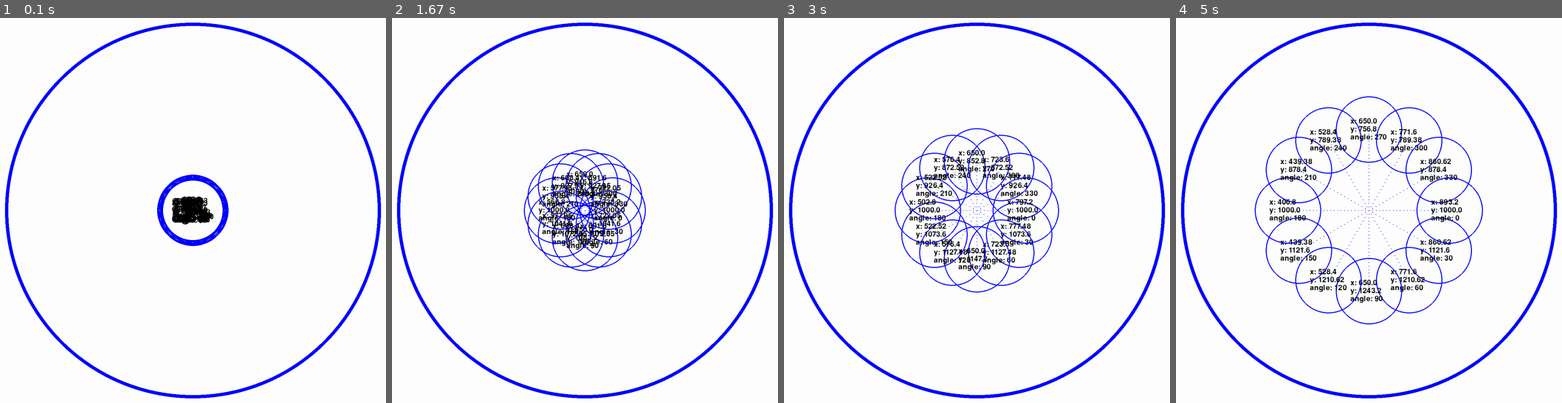
Above: before the commit, frames 1-4 (left to right).
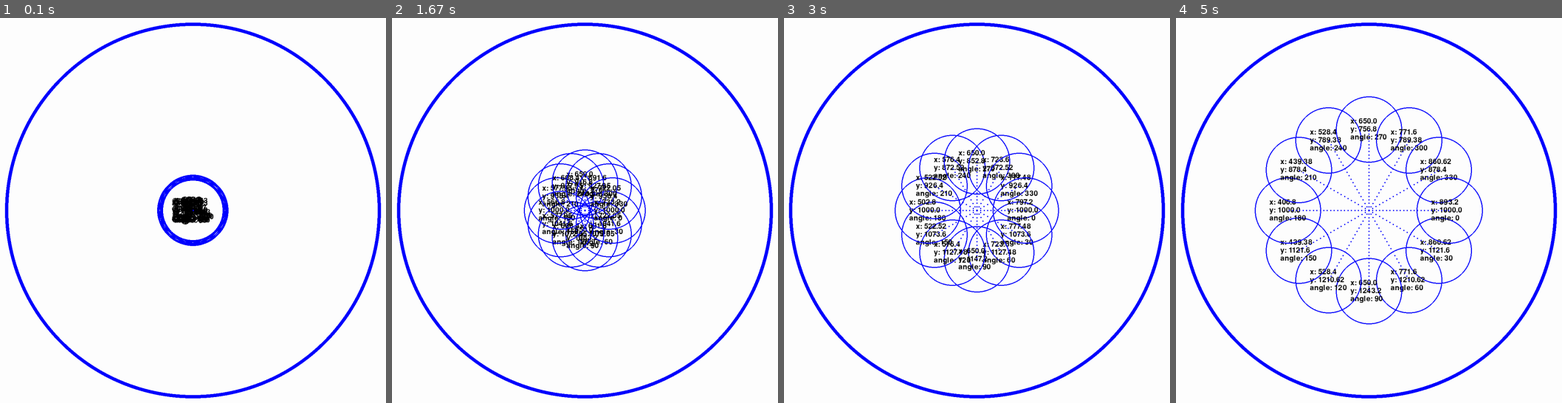
Above: after the commit, the same moments.

Repository: Archanciel/Learning_Pygame
Game: pygame game, started from bouncing_ball_imperfect_collide/move_particle_basic.py
Two runs of this game, one before a commit and one after it. Both use one fixed random seed, a clock stepped at 60 frames per second and the inputs below.
Inputs:
- Up to frame 1 (0.1 s): no input
- Up to frame 2 (1.67 s): no input
- Up to frame 3 (3 s): no input
- Up to frame 4 (5 s): no input

The runs differ from the first frame. In frame 1, less than 0.1% of the frame differs, in the area x 49-51%, y 49-51%; in frame 2, less than 0.1%; in frame 3, 0.3%; in frame 4, 0.5%, in the area x 29-71%, y 29-71%.

Commit message:
added constant

Diff:
--- a/bouncing_ball_imperfect_collide/particledisplayposandtraject.py
+++ b/bouncing_ball_imperfect_collide/particledisplayposandtraject.py
@@ -9,8 +9,9 @@
 
 #bounce tracing constants
 
-MAX_BOUNCE_TRAJECTS = 1
-BALL_TRACING_STEP_SIZE = 10
+MAX_BOUNCE_TRAJECTS = 4 # number of ball trajects to display
+BALL_TRACING_POINT_SIZE = 2
+BALL_TRACING_STEP_SIZE = 10 # defines the number of pixels after which a tracing point is drawned on screen
 
 #bounce mark constants
 
@@ -66,7 +67,7 @@
 					self.drawBounceMark(bounceLocX=point.x, bounceLocY=point.y, bounceMarkDirection=point.width)
 				else:
 					# ball traject is drawned using 1 pixel points, i.e circles
-					pg.draw.circle(self.screen, self.colour, point.center, 1)
+					pg.draw.circle(self.screen, self.colour, point.center, BALL_TRACING_POINT_SIZE)
 
 	def storeBallBounceMarkData(self):
 		if self.bounceMarkDirection != None:
